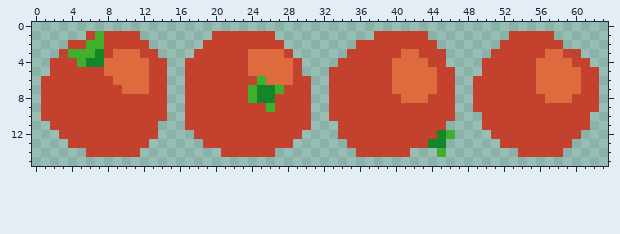
Pixel-art sprite -- assets/tomato.png. Above, as it was before the edit.
The file is 64x16 pixels.
Once edited:
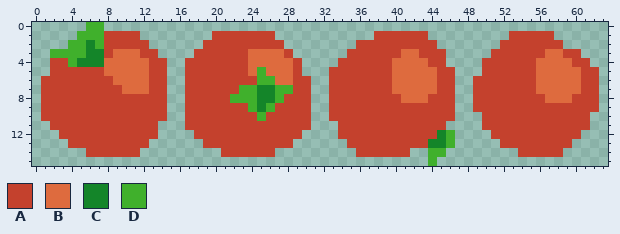
Palette (. is transparent): A #c4412d  B #de6b3e  C #148529  D #40b02c
The exact change:
The edit turns colour A into colour C in row 9 at x 25.
The edit turns colour D into colour C in rows 2 to 3 at x 6; in row 4 at x 5.
There is now colour D in row 0 at x 6 to 7; in row 1 at x 5; in row 3 at x 2; in row 13 at x 46; in rows 14 to 15 at x 44.
The edit turns colour A into colour D in row 1 at x 6; in row 2 at x 4 to 5; in row 3 at x 3; in row 4 at x 4; in row 7 at x 23 and 28; in row 8 at x 22 to 23 and 27.
The edit turns colour A into colour D in row 9 at x 24; in row 10 at x 25.
The edit turns colour B into colour D in row 5 at x 25; in row 6 at x 26.
